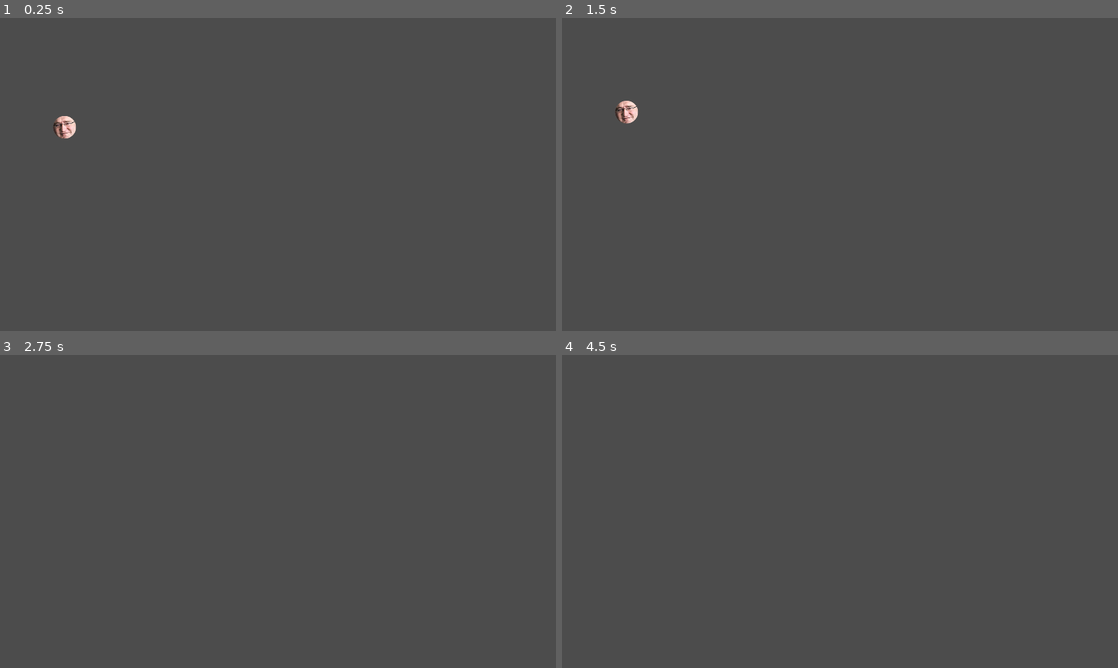
Above: before the commit, frames 1-4 (two rows, left to right).
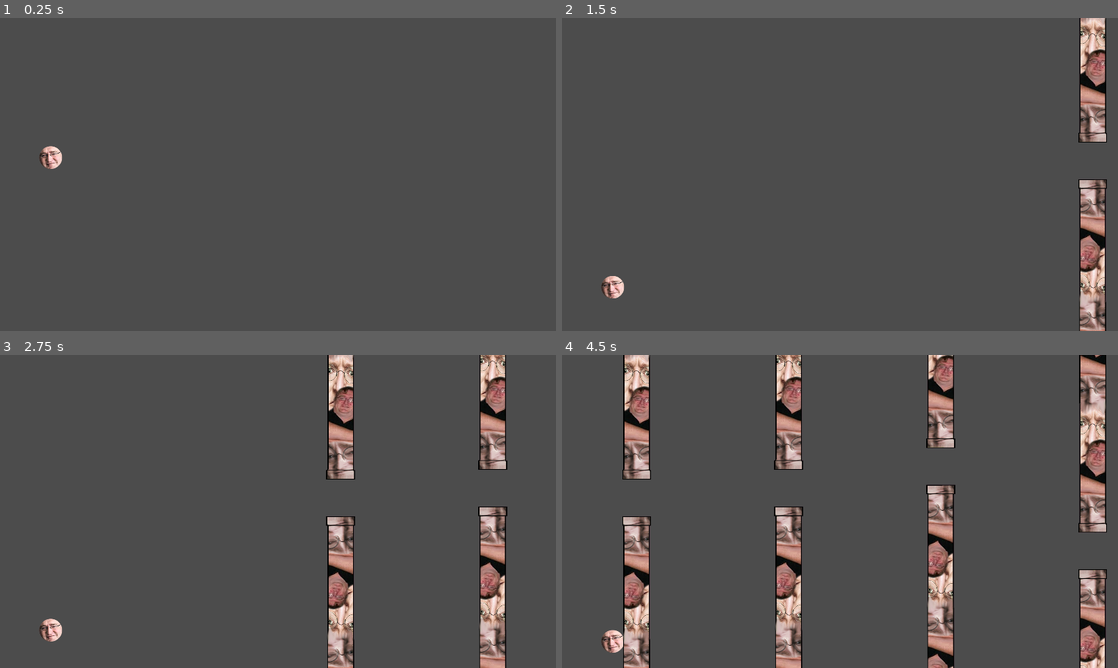
Above: after the commit, the same moments.

Repository: 5FB5/fg_godot
Game: Godot game, scene res://resources/scenes/main.tscn
Two runs of this game, one before a commit and one after it. Both use one fixed random seed, a clock stepped at 60 frames per second and the inputs below. The project has no main scene, so this scene is started directly. The engine's default icon, where the game draws it, is replaced by a stand-in: a white triangle on a blue panel in a dark square.
Inputs:
- Up to frame 1 (0.25 s): no input
- Up to frame 2 (1.5 s): tap W (player_jump) at 0.6, 0.77, 1.07, 1.35 s
- Up to frame 3 (2.75 s): tap W (player_jump) at 1.52, 1.82, 2.1 s
- Up to frame 4 (4.5 s): tap W (player_jump) at 2.85, 3.02, 3.32, 3.6, 3.77, 4.07, 4.35 s

The runs differ from the first frame. In frame 1, 0.4% of the frame differs, in the area x 7-14%, y 31-49%; in frame 2, 4.6%; in frame 3, 8.3%; in frame 4, 17%, in the area x 7-98%, y 0-100%.

Commit message:
added tube spawner, corrected player physics

Diff:
--- a/flappy_gaben_godot/resources/scenes/main.tscn
+++ b/flappy_gaben_godot/resources/scenes/main.tscn
@@ -1,8 +1,12 @@
-[gd_scene load_steps=2 format=2]
+[gd_scene load_steps=3 format=2]
 
 [ext_resource path="res://resources/scenes/player.tscn" type="PackedScene" id=1]
+[ext_resource path="res://resources/scenes/tubeSpawner.tscn" type="PackedScene" id=2]
 
-[node name="main" type="Node"]
+[node name="MainScene" type="Node2D"]
 
 [node name="player" parent="." instance=ExtResource( 1 )]
-position = Vector2( 224, 352 )
+position = Vector2( 176, 448 )
+
+[node name="tubeSpawner" parent="." instance=ExtResource( 2 )]
+position = Vector2( -40, 88 )
--- a/flappy_gaben_godot/resources/scenes/player.tscn
+++ b/flappy_gaben_godot/resources/scenes/player.tscn
@@ -7,14 +7,19 @@
 radius = 40.7922
 
 [node name="player" type="RigidBody2D"]
+mode = 2
+mass = 501.27
+gravity_scale = 2.0
 script = ExtResource( 2 )
-jumpForce = 500
-gravityForce = 800
+__meta__ = {
+"_edit_group_": true
+}
+jumpForce = 400
+gravityForce = 1000
 
 [node name="Sprite" type="Sprite" parent="."]
 texture = ExtResource( 1 )
 
-[node name="CollisionShape2D" type="CollisionShape2D" parent="."]
+[node name="playerCollision" type="CollisionShape2D" parent="."]
 position = Vector2( -1, -1 )
 shape = SubResource( 1 )
-[connection signal="body_entered" from="." to="." method="_on_player_body_entered"]
--- a/flappy_gaben_godot/resources/scenes/scripts/player.gd
+++ b/flappy_gaben_godot/resources/scenes/scripts/player.gd
@@ -2,6 +2,8 @@
 
 export var jumpForce = 50
 export var gravityForce = 10
+
+signal playerHit
 
 func _ready():
 	set_physics_process(true)
@@ -13,5 +15,5 @@
 	linear_velocity = Vector2(linear_velocity.x, linear_velocity.y + gravityForce * delta)
 
 func _process(delta):
-	if Input.is_action_just_pressed("player_jump"):
+	if (Input.is_action_just_pressed("player_jump")):
 		jump()
--- a/flappy_gaben_godot/resources/scenes/scripts/tube.gd
+++ b/flappy_gaben_godot/resources/scenes/scripts/tube.gd
@@ -3,7 +3,8 @@
 export var tubeSpeed = 400
 
 func _process(delta):
-	position.x -= tubeSpeed
+	position.x -= tubeSpeed * delta
 
 func _on_VisibilityNotifier2D_screen_exited():
 	queue_free()
+	print ("Game: Tube deleted")
--- /dev/null
+++ b/flappy_gaben_godot/resources/scenes/scripts/tubeSpawner.gd
@@ -0,0 +1,15 @@
+extends Node2D
+
+func _ready():
+	$Sprite.hide() # sprite is only for editor mode
+
+func spawnTube():
+	var newTube = preload("res://resources/scenes/tube.tscn").instance()
+	add_child(newTube)
+	newTube.position = Vector2(2144, rand_range(255, 620))
+	pass
+
+func _on_Timer_timeout():
+	spawnTube()
+	print ("Game: New tube spawned")
+	pass # Replace with function body.
--- a/flappy_gaben_godot/resources/scenes/tube.tscn
+++ b/flappy_gaben_godot/resources/scenes/tube.tscn
@@ -9,6 +9,9 @@
 [sub_resource type="RectangleShape2D" id=2]
 extents = Vector2( 50.34, 16 )
 
+[sub_resource type="RectangleShape2D" id=3]
+extents = Vector2( 10, 63.8994 )
+
 [node name="RigidBody2D" type="RigidBody2D"]
 collision_mask = 0
 gravity_scale = 0.0
@@ -16,7 +19,7 @@
 __meta__ = {
 "_edit_group_": true
 }
-tubeSpeed = 10
+tubeSpeed = 525
 
 [node name="Sprite" type="Sprite" parent="."]
 texture = ExtResource( 1 )
@@ -37,6 +40,14 @@
 position = Vector2( -0.470886, 107.912 )
 shape = SubResource( 2 )
 
+[node name="playerScoreCollision" type="RigidBody2D" parent="."]
+modulate = Color( 0.671875, 0.322815, 0.322815, 1 )
+self_modulate = Color( 0.698039, 0.0392157, 0.627451, 1 )
+position = Vector2( -0.0921173, 28.5596 )
+
+[node name="CollisionShape2D" type="CollisionShape2D" parent="playerScoreCollision"]
+shape = SubResource( 3 )
+
 [node name="VisibilityNotifier2D" type="VisibilityNotifier2D" parent="."]
-position = Vector2( 68.7181, -56.8017 )
+position = Vector2( 69.1003, -53.2557 )
 [connection signal="screen_exited" from="VisibilityNotifier2D" to="." method="_on_VisibilityNotifier2D_screen_exited"]
--- /dev/null
+++ b/flappy_gaben_godot/resources/scenes/tubeSpawner.tscn
@@ -0,0 +1,21 @@
+[gd_scene load_steps=4 format=2]
+
+[ext_resource path="res://resources/scenes/tube.tscn" type="PackedScene" id=1]
+[ext_resource path="res://resources/scenes/scripts/tubeSpawner.gd" type="Script" id=2]
+[ext_resource path="res://resources/icon.png" type="Texture" id=3]
+
+[node name="tubeSpawner" type="Node2D"]
+script = ExtResource( 2 )
+__meta__ = {
+"_edit_group_": true
+}
+
+[node name="tube" parent="." instance=ExtResource( 1 )]
+position = Vector2( 1856, -1072 )
+
+[node name="Timer" type="Timer" parent="."]
+autostart = true
+
+[node name="Sprite" type="Sprite" parent="."]
+texture = ExtResource( 3 )
+[connection signal="timeout" from="Timer" to="." method="_on_Timer_timeout"]
Empty file added: flappy_gaben_godot/resources/scenes/scripts/main.gd
Not shown: 1 places in flappy_gaben_godot/resources/scenes/tube.tscn that only renumber resources
